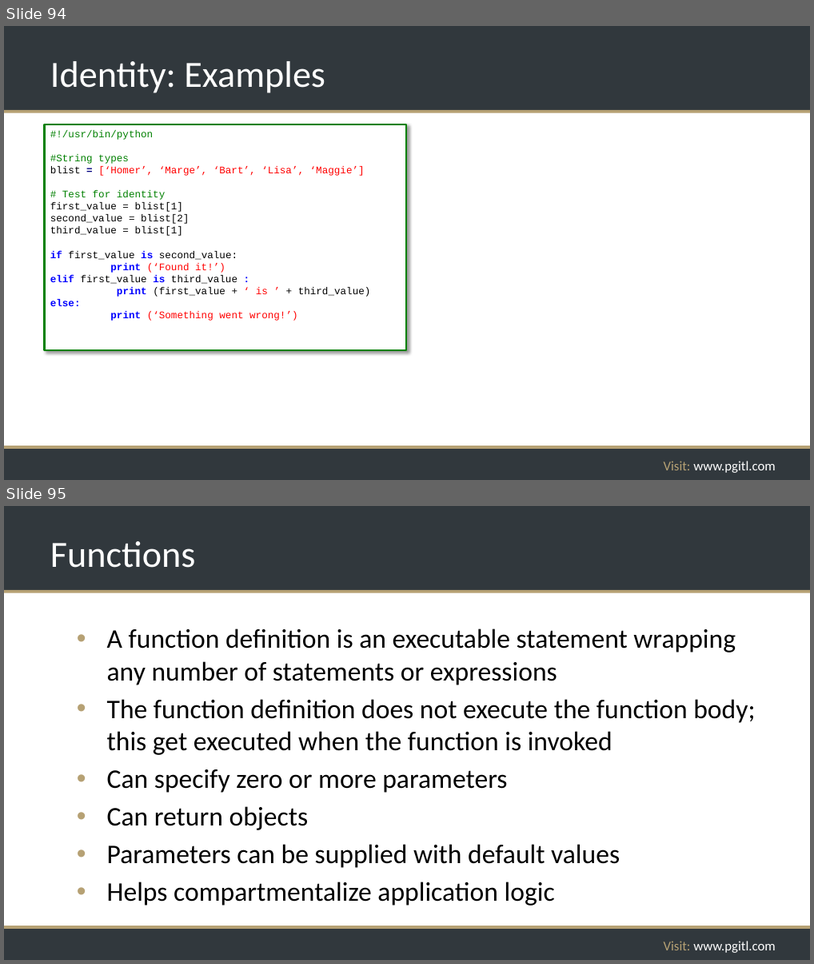
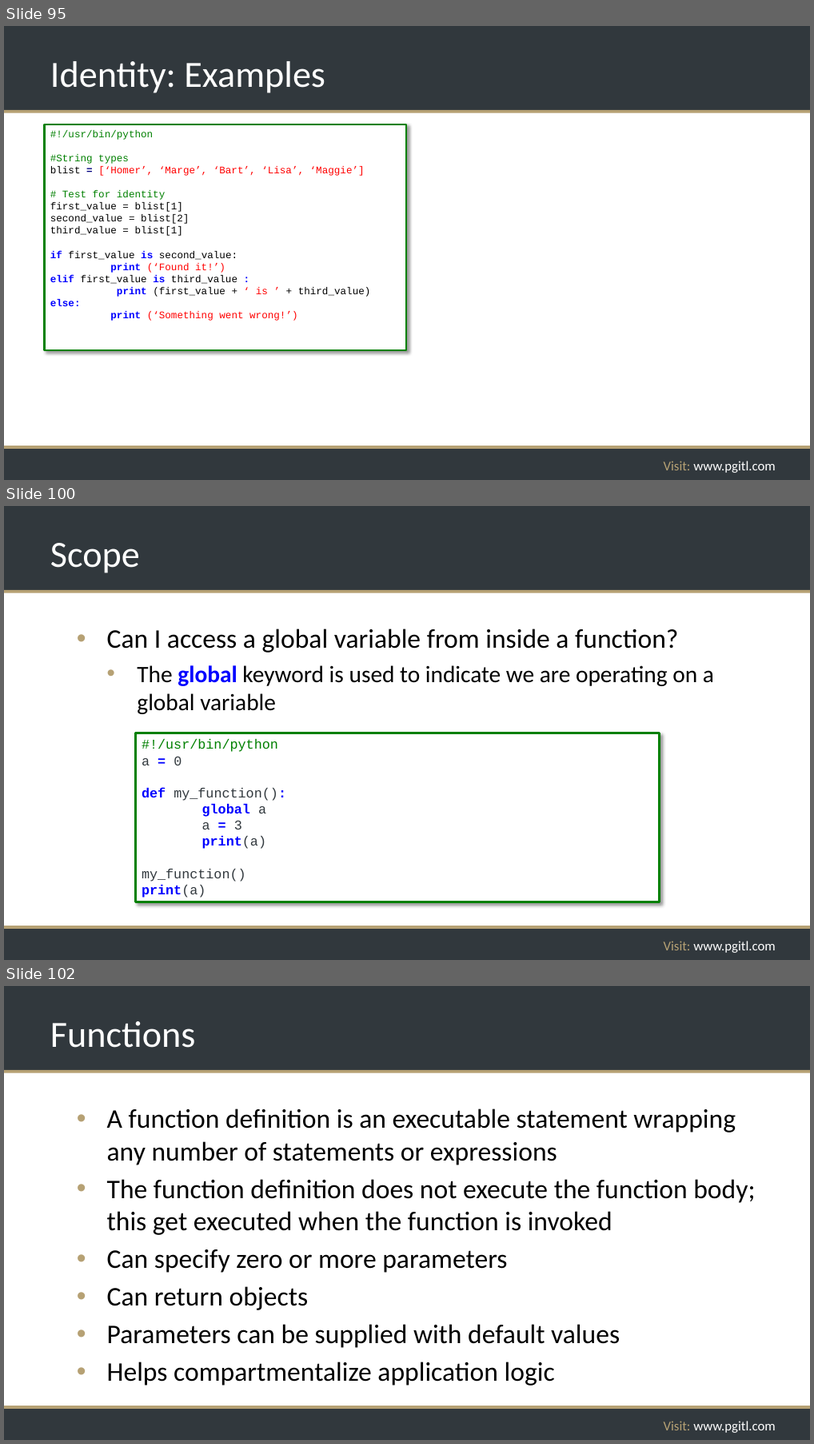
Before and after one commit to rikkouri/project-a, a slide deck: Programming Foundations.pptx. Shown one above the other, each under a label of ours: slides 94 and 95 before the commit, slides 95, 100 and 102 after it; the slides between them are not shown. The pictures are 814x964 and 814x1444 pixels, drawn with LibreOffice and Linux fonts; fonts in the diff are those of the drawing; background and template pictures are left out. Boxes give left, top, right and bottom in pixels: in the first picture for what was removed or moved away, otherwise in the second. Text is boxed around its words. In the diff, an @@ line names an element or a change of style, - is before the commit and + after.

Commit message:
Added scope slides

```diff
--- a/Programming Foundations.pptx
+++ b/Programming Foundations.pptx
@@ slide 100 added at <box>4,506,810,960</box>, background #FFFFFF; not listed: 5 template elements that a slide beside it also shows @@
@@ title added at <box>50,543,140,573</box>, 44 pt, text #FFFFFF @@
+Scope
@@ text added at <box>107,628,714,714</box>, 28 pt, text #000000 @@
+• Can I access a global variable from inside a function?
+  • The global keyword is used to indicate we are operating on a global variable
@@ rectangle added at <box>136,733,660,902</box>, fill #FFFFFF, outline #008000 2.25 pt, 16 pt, text #31383D @@
+#!/usr/bin/python
+a = 0
+def my_function():
+global a
+a = 3
+print(a)
+my_function()
+print(a)
@@ what was slide 94 is now slide 95 @@
@@ what was slide 95 is now slide 102 @@
```
Also in this commit, not shown: 4 slides changed, 6 other slides added.
